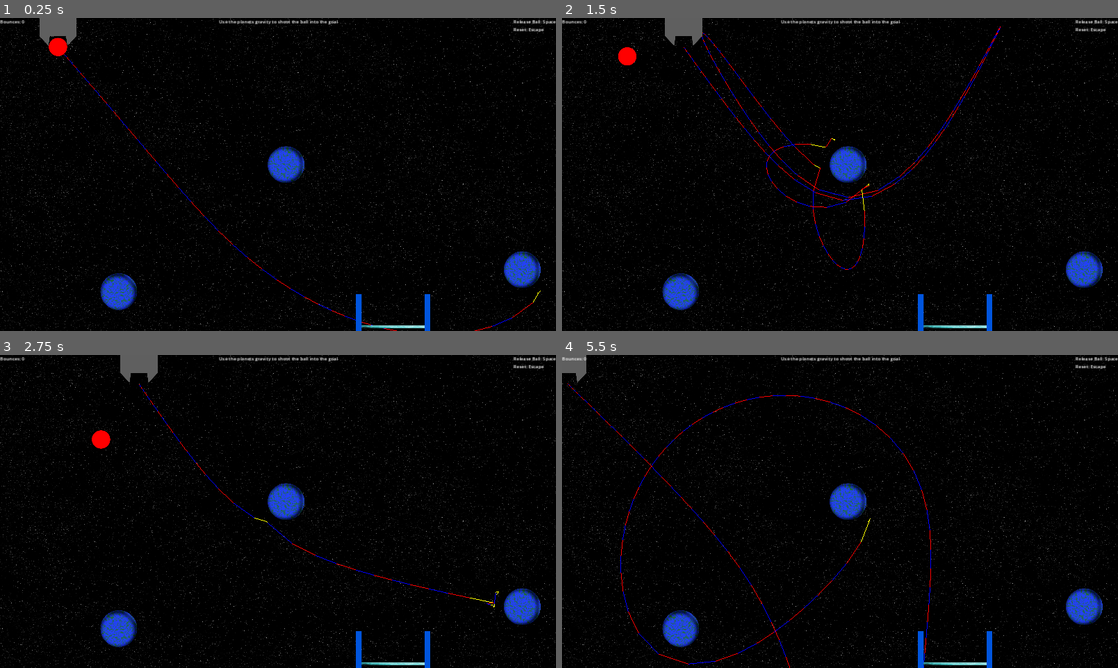
Above: before the commit, frames 1-4 (two rows, left to right).
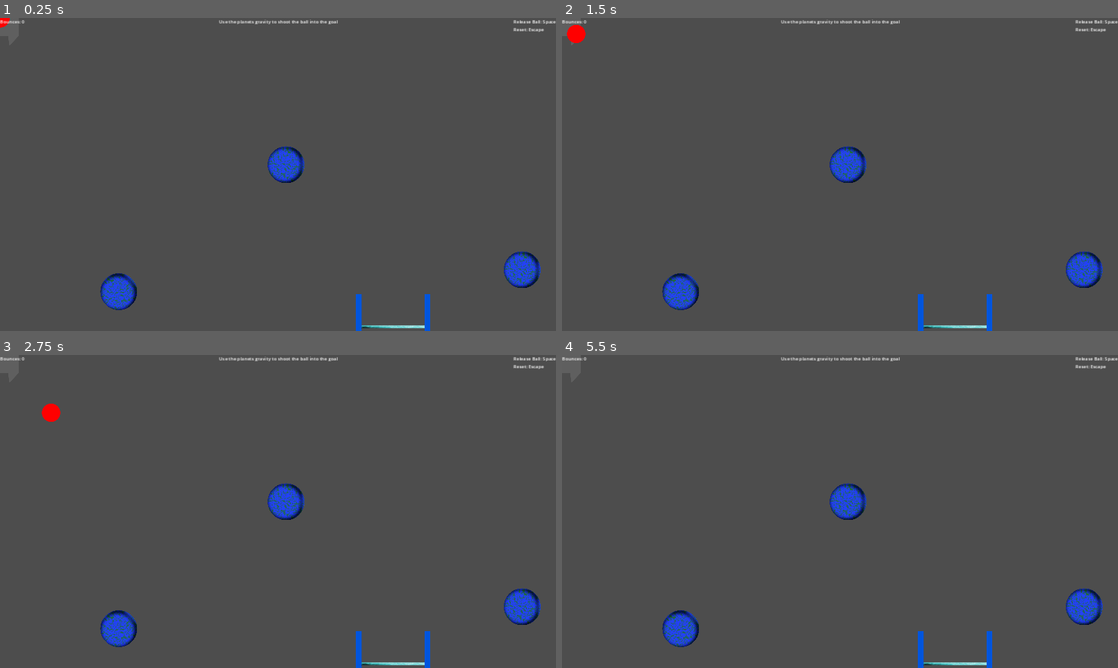
Above: after the commit, the same moments.

Repository: RinneT/Orbital
Game: Godot game, scene res://main.tscn
Two runs of this game, one before a commit and one after it. Both use one fixed random seed, a clock stepped at 60 frames per second and the inputs below.
Inputs:
- Up to frame 1 (0.25 s): no input
- Up to frame 2 (1.5 s): tap Enter at 0.5 s; hold D (move_right) 0.53-1.28 s; hold Space (release_ball) 0.53-1.28 s; hold A (move_left) from 1.28 s (still down); tap Space (release_ball) at 1.35 s
- Up to frame 3 (2.75 s): release A (move_left) at 2.03 s; hold D (move_right) from 2.03 s (still down); hold Space (release_ball) from 2.03 s (still down)
- Up to frame 4 (5.5 s): release Space (release_ball) at 2.78 s; tap Space (release_ball) at 2.85, 4.35 s; release D (move_right) at 3.53 s; hold Space (release_ball) 3.53-4.28 s; hold A (move_left) from 3.53 s (still down); hold Space (release_ball) from 5.03 s (still down)

The runs differ from the first frame. In frame 1, 97% of the frame differs, in the area x 0-100%, y 0-100%; in frame 2, 97%; in frame 3, 97%; in frame 4, 97%.
Error after the commit: Parse Error: Identifier "RapierPhysicsServer2D" not declared in the current scope. (res://clamp.gd:98)

Commit message:
Move to Rapier2D physics engine and correctly predict phyiscs

Diff:
--- a/ball.gd
+++ b/ball.gd
@@ -2,7 +2,7 @@
 signal collision
 
 # TODO: Internalize to clamp
-var EXPLOSION_FORCE : float = 0.0
+var EXPLOSION_FORCE : float = 2000.0
 
 # Called when the node enters the scene tree for the first time.
 func _ready():
@@ -11,10 +11,7 @@
 
 # Called every frame. 'delta' is the elapsed time since the previous frame.
 func _process(delta):
-	var body_id = get_rid()
-	var state = PhysicsServer2D.body_get_direct_state(body_id)
-	var gravity = state.total_gravity
-	#print(gravity)
+	pass
 
 func start():
 	show()
--- a/ball.tscn
+++ b/ball.tscn
@@ -4,7 +4,7 @@
 [ext_resource type="Texture2D" uid="uid://dm68mr5iocnru" path="res://Ball.png" id="1_ytdg0"]
 
 [sub_resource type="PhysicsMaterial" id="PhysicsMaterial_mcl0l"]
-bounce = 1.0
+bounce = 0.5
 
 [sub_resource type="CircleShape2D" id="CircleShape2D_avr05"]
 radius = 32.0156
--- a/clamp.gd
+++ b/clamp.gd
@@ -5,15 +5,34 @@
 var ball : RigidBody2D # reference to the $Ball object
 var PLANETS : Array[StaticBody2D]
 var released # true if the Ball was released
+var simulation_viewport : SubViewport
 
 # TODO: Unify with ball
-var EXPLOSION_FORCE : float = 0.0
-@onready var PHYSICS_TEST_BALL : RigidBody2D = $PhysicsPredictionBall
+var test_ball = preload("res://ball.tscn")
+var EXPLOSION_FORCE : float = 2000.0
 
 # Called when the node enters the scene tree for the first time.
 func _ready():
 	screen_size = get_viewport_rect().size
+	create_sub_view()
 
+# Creates a SubViewport that is used for physics prediction simulation
+func create_sub_view() -> void:
+	simulation_viewport = SubViewport.new()
+	simulation_viewport.size = screen_size
+	simulation_viewport.disable_3d = true
+	var win = Window.new()
+	win.add_child(simulation_viewport)
+	add_child(win)
+	win.hide()
+
+	# Deactivate automatic physics calculation in the space
+	PhysicsServer2D.space_set_active(simulation_viewport.world_2d.space, false)
+
+func instantiate_ball(viewport: Viewport) -> RigidBody2D:
+	var ball_inst = test_ball.instantiate()
+	viewport.add_child(ball_inst)
+	return ball_inst
 
 # Called every frame. 'delta' is the elapsed time since the previous frame.
 func _process(delta):
@@ -46,6 +65,8 @@
 	ball = ball_obj
 	position = pos
 	PLANETS = planets
+	for planet in PLANETS:
+		simulation_viewport.add_child(planet.duplicate())
 	show()
 
 func release():
@@ -55,7 +76,32 @@
 
 # Draw a prediction path of the player
 func _draw() -> void:
-	update_trajectory()
+	simulate_trajectory()
+
+# Simulate the trajectory using Rapier2Ds manual step
+func simulate_trajectory() -> void:
+	var space : RID = simulation_viewport.world_2d.space
+	var fixed_delta = 1.0 / ProjectSettings.get_setting("physics/common/physics_ticks_per_second")
+	# Create our simulation test ball
+	var sim_ball = instantiate_ball(simulation_viewport)
+	sim_ball.apply_force(Vector2(0, EXPLOSION_FORCE))
+	teleport(Vector2(global_position.x, global_position.y + 100), sim_ball)
+
+	# Create our line parameters
+	var line_start : Vector2
+	var line_end : Vector2
+	var colors := [Color.RED, Color.BLUE]
+
+	# Run the physics loop and draw the line after each step
+	for i in 1000:
+		line_start = sim_ball.global_position
+		RapierPhysicsServer2D.space_step(space, fixed_delta)
+		RapierPhysicsServer2D.space_flush_queries(space)
+		line_end = sim_ball.global_position
+		draw_line_global(line_start, line_end, colors[i%2])
+
+	# Delete the simulation test ball
+	sim_ball.queue_free()
 
 # Draw a line using global coordinates
 func draw_line_global(pointA: Vector2, pointB: Vector2, color: Color, width: int = -1) -> void:
@@ -63,82 +109,19 @@
 	var pointB_local := pointB - global_position
 	draw_line(local_offset, pointB_local, color, width)
 
-# Simulate the physics process to predict the path
-func update_trajectory() -> void:
-	PHYSICS_TEST_BALL.hide()
-	var body_id = PHYSICS_TEST_BALL.get_rid()
-	var state = PhysicsServer2D.body_get_direct_state(body_id)
-	PHYSICS_TEST_BALL.set_deferred("freeze", false)
+func teleport(pos: Vector2, object: RigidBody2D):
+	# setting both the position,
+	object.position = pos
+	object.global_position = pos
+	# as well as performing a physics state change
+	# The reason is that only changing the state induces a "lag"
+	# (I assume because it is only processed on the next tick)
+	# This causes issues with the Clamp collision
+	# Setting the position as well when the ball is deferred seems to fix that
+	PhysicsServer2D.body_set_state(
+	object.get_rid(),
+	PhysicsServer2D.BODY_STATE_TRANSFORM,
+	Transform2D.IDENTITY.translated(pos))
 
-	var line_start := Vector2(global_position.x, global_position.y + 100)
-	var line_end : Vector2
-
-	var drag : float = 0.0
-	# Lower timestep value = more precise physics calculation. Engine uses 0.0166..
-	var timestep := 0.0166
-	# Alternating colors of the line
-	var colors := [Color.RED, Color.BLUE]
-	PHYSICS_TEST_BALL.global_position = line_start
-
-	# Initial calculation and force application
-	var gravity_vec = simulate_gravity(PHYSICS_TEST_BALL)
-	var velocity : Vector2 = calculate_velocity(PHYSICS_TEST_BALL, timestep, gravity_vec, Vector2(0, EXPLOSION_FORCE))
-
-	# Smooth sailing without force application from here
-	# Predict until a goal is hit, or max steps
-	for i : int in 500:
-		#var gravity_vec = state.total_gravity
-		gravity_vec = simulate_gravity(PHYSICS_TEST_BALL)
-		#print("Sim: " + str(gravity_vec))
-		velocity += calculate_velocity(PHYSICS_TEST_BALL, timestep, gravity_vec)
-		velocity = velocity * clampf(1.0 - drag * timestep, 0, 1)
-		line_end = line_start + (velocity * timestep)
-
-		var collision:= PHYSICS_TEST_BALL.move_and_collide(velocity * timestep)
-		# If it hits something
-		if collision:
-			# TODO: differentiate between bodies (calculate bounce and continue)
-			# and the goal (break and finish)
-			velocity = velocity.bounce(collision.get_normal())
-			draw_line_global(line_start, PHYSICS_TEST_BALL.global_position, Color.YELLOW)
-			line_start = PHYSICS_TEST_BALL.global_position
-			continue
-
-		draw_line_global(line_start, line_end, colors[i%2])
-		line_start = line_end
-
-func calculate_velocity(object: RigidBody2D, timestep: float, gravity = Vector2(), applied_force = Vector2(), constant_force = Vector2()) -> Vector2:
-	return object.mass * gravity + applied_force + constant_force
-
-# Function to simulate the gravity at a given global coordinate
-# This is mostly adapted from void GodotBody2D::integrate_forces in godot_body_2d.cpp
-func simulate_gravity(ball: RigidBody2D) -> Vector2:
-	var planet_gravity := Vector2(0,0)
-	for planet in PLANETS:
-		planet_gravity += get_gravity_for_body(ball, planet)
-	return planet_gravity
-	#force = planet_gravity * ball.mass + appliedForce + ball.constant_force
-	#return force
-
-# Function to simulate the gravity at a given global coordinate
-# This is mostly adapted from void GodotBody2D::integrate_forces in godot_body_2d.cpp
-# and https://www.reddit.com/r/gamedev/comments/w6woww/adding_orbital_gravity_to_your_game/
-func get_gravity_for_body(satellite: RigidBody2D, planet: StaticBody2D) -> Vector2:
-	var planet_gravity_area : Area2D = planet.get_node("Area2D")
-	var planet_gravity := Vector2(0,0)
-	var gr_unit_dist : float = 0.0
-	if planet_gravity_area.gravity_point:
-		gr_unit_dist = planet_gravity_area.gravity_point_unit_distance
-
-	# Get the direction in-between the planet and the satellite
-	var v : Vector2 = planet.global_position - satellite.global_position
-
-	if gr_unit_dist > 0:
-		var v_length_sq = v.length_squared()
-		if (v_length_sq > 0):
-			var gravity_strength = planet_gravity_area.gravity * gr_unit_dist * gr_unit_dist / v_length_sq
-			planet_gravity = v.normalized() * gravity_strength
-	else:
-		planet_gravity = v.normalized() * planet_gravity_area.gravity
-
-	return planet_gravity
+	# Reset velocity
+	object.linear_velocity = Vector2()
--- a/main.gd
+++ b/main.gd
@@ -23,7 +23,7 @@
 	$Background.visible = true
 
 func goal():
-	$Ball.hide()
+	#$Ball.hide()
 	set_deferred("freeze", true)
 
 
--- a/main.tscn
+++ b/main.tscn
@@ -1,35 +1,17 @@
-[gd_scene load_steps=11 format=3 uid="uid://e6qbwnhy6wsu"]
+[gd_scene load_steps=8 format=3 uid="uid://e6qbwnhy6wsu"]
 
 [ext_resource type="PackedScene" uid="uid://cka8tmylt5701" path="res://clamp.tscn" id="1_jo45g"]
 [ext_resource type="Script" path="res://main.gd" id="1_ks33d"]
 [ext_resource type="PackedScene" uid="uid://byb8lm6mdrklc" path="res://ball.tscn" id="3_3uiql"]
 [ext_resource type="PackedScene" uid="uid://b2skcn4ngoghv" path="res://planet.tscn" id="4_emr5r"]
-[ext_resource type="Texture2D" uid="uid://dm68mr5iocnru" path="res://Ball.png" id="4_wfbub"]
 [ext_resource type="PackedScene" uid="uid://b1n7ukhbo223n" path="res://goal.tscn" id="5_6ibg7"]
 [ext_resource type="PackedScene" uid="uid://bjjjduxnj3q88" path="res://hud.tscn" id="6_6riio"]
 [ext_resource type="Texture2D" uid="uid://cdop3sevhiq4f" path="res://Background.png" id="7_prhh8"]
-
-[sub_resource type="PhysicsMaterial" id="PhysicsMaterial_7ukut"]
-
-[sub_resource type="CircleShape2D" id="CircleShape2D_avr05"]
-radius = 32.0156
 
 [node name="Main" type="Node2D"]
 script = ExtResource("1_ks33d")
 
 [node name="Clamp" parent="." instance=ExtResource("1_jo45g")]
-
-[node name="PhysicsPredictionBall" type="RigidBody2D" parent="Clamp"]
-collision_layer = 2
-collision_mask = 2
-physics_material_override = SubResource("PhysicsMaterial_7ukut")
-
-[node name="Sprite2D" type="Sprite2D" parent="Clamp/PhysicsPredictionBall"]
-scale = Vector2(0.5, 0.5)
-texture = ExtResource("4_wfbub")
-
-[node name="CollisionShape2D" type="CollisionShape2D" parent="Clamp/PhysicsPredictionBall"]
-shape = SubResource("CircleShape2D_avr05")
 
 [node name="Player_Clamp_Start" type="Marker2D" parent="."]
 position = Vector2(200, 0)
--- a/project.godot
+++ b/project.godot
@@ -46,6 +46,7 @@
 
 [physics]
 
+2d/physics_engine="Rapier2D"
 2d/default_gravity_vector=Vector2(0, 0)
 2d/default_linear_damp=0.0
 2d/default_angular_damp=0.0
Not shown, added: addons/godot-rapier2d/Fluid2D.svg
Not shown, added: addons/godot-rapier2d/Fluid2D.svg.import
Not shown, added: addons/godot-rapier2d/Radial2D.svg
Not shown, added: addons/godot-rapier2d/Radial2D.svg.import
Not shown, added: addons/godot-rapier2d/THIRDPARTY.txt
Not shown, added: addons/godot-rapier2d/circle_mesh.tres
Not shown, added: addons/godot-rapier2d/faucet_2d.gd
Not shown, added: addons/godot-rapier2d/fluid_2d_circle.gd
Not shown, added: addons/godot-rapier2d/fluid_2d_rectangle.gd
Not shown, added: addons/godot-rapier2d/fluid_2d_renderer.gd
Not shown, added: addons/godot-rapier2d/fluid_2d_shader_renderer.gd
Binary file added: addons/godot-rapier2d/logo_square_2d.png
(and 21 more such lines)
